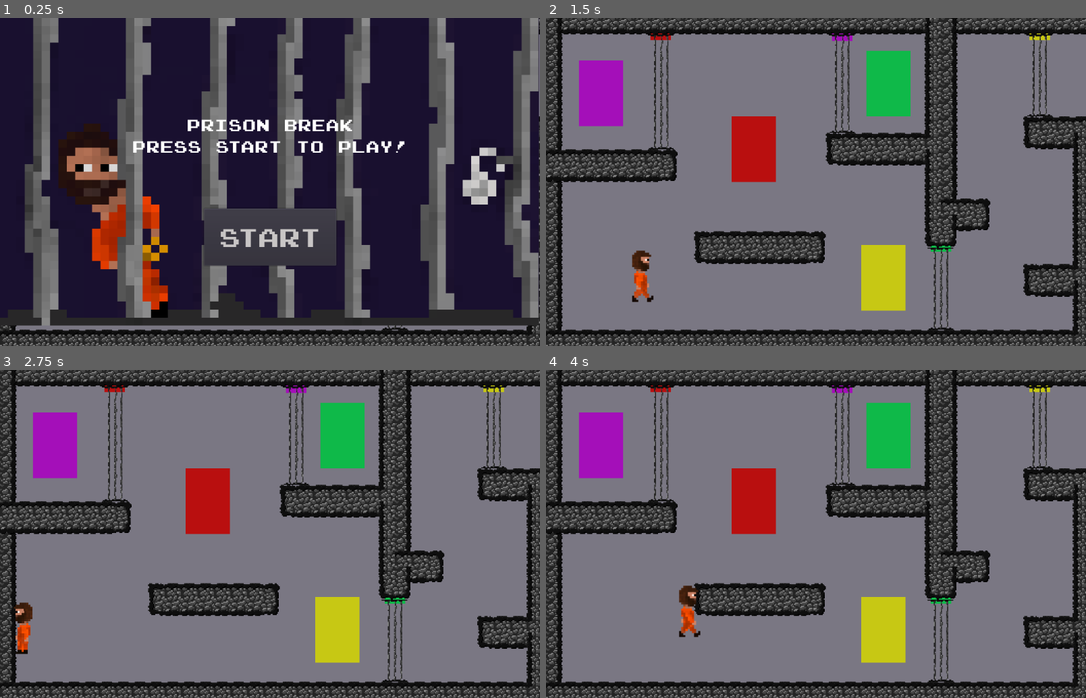
Above: before the commit, frames 1-4 (two rows, left to right).
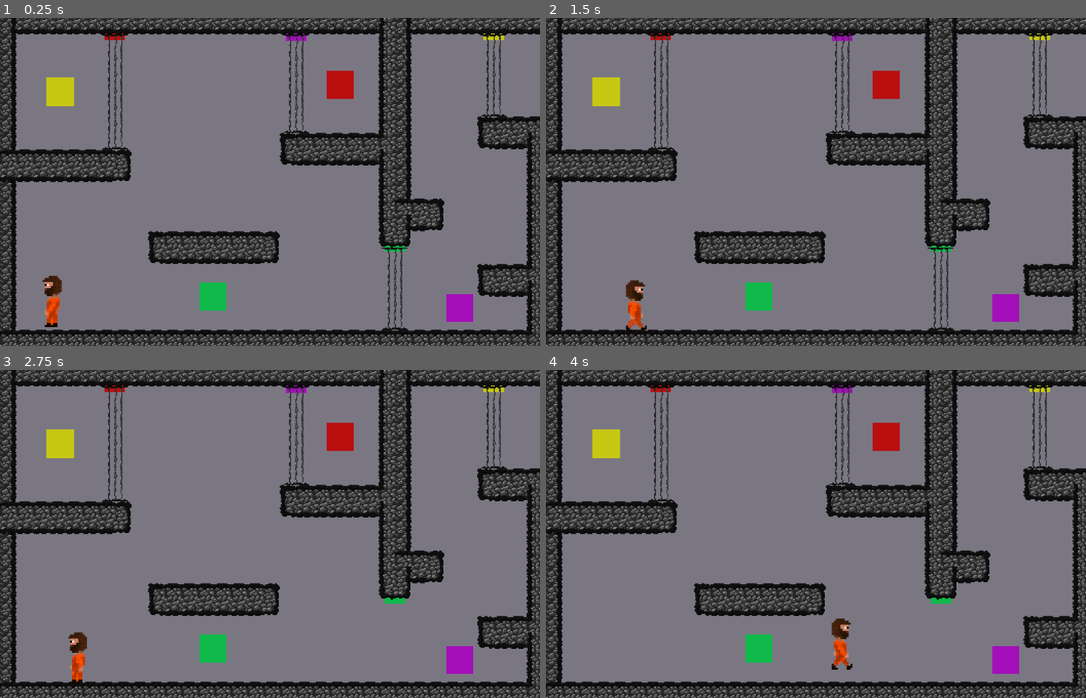
Above: after the commit, the same moments.

Repository: SanPug1/Prison-Break-Game
Game: Godot game, scene res://Levels/Puzzle 2.tscn
The game is run twice, just before and just after one commit, with the same random seed, the same clock (stepped at 60 frames per second) and the same inputs. Sound files missing from this copy of the repository are replaced by a short silence.
Inputs (mouse positions are in pixels of both pictures, inside the frame that each line leads up to):
- Up to frame 1 (0.25 s): no input
- Up to frame 2 (1.5 s): click (816, 237) at 0.5 s, where only the run before the commit has a clickable "Start"; tap Enter at 1.25 s; move the mouse to (967, 83) at 1.27 s; hold Right (player_right) from 1.28 s (still down); right-click (967, 83) at 1.35 s
- Up to frame 3 (2.75 s): tap Z (player_jump) at 1.52, 2.27 s; move the mouse to (469, 629) at 2.02 s; release Right (player_right) at 2.03 s; hold Left (player_left) from 2.03 s (still down); right-click (469, 629) at 2.1 s
- Up to frame 4 (4 s): move the mouse to (870, 461) at 2.77 s; release Left (player_left) at 2.78 s; hold Right (player_right) from 2.78 s (still down); click (870, 461) at 2.85 s; right-click (870, 461) at 3.05 s; move the mouse to (789, 599) at 3.52 s; right-click (789, 599) at 3.6 s; tap Z (player_jump) at 3.77 s

The runs differ from the first frame. In frame 1, 79% of the frame differs, in the area x 0-100%, y 0-95%; in frame 2, 8.2%; in frame 3, 8.5%; in frame 4, 8.6%.

Commit message:
puzzle 2

Diff:
--- a/Entities/Player.gd
+++ b/Entities/Player.gd
@@ -112,13 +112,6 @@
 	velocity = newVel
 	reset_zero_dict(zeroBeforeAccel)
 	reset_zero_dict(zeroAfterAccel)
-
-	for index in get_slide_count():
-		var collision = get_slide_collision(index)
-		if collision.collider is MoveableBox:
-			collision.collider.slide(-collision.normal * (horizontalWalkSpeed/2))
-
-
 	# probably redundant with the zeroing at the beginning of _process, but don't want to take chances
 	queuedAccel = Vector2.ZERO
 
--- a/Levels/Puzzle 2.gd
+++ b/Levels/Puzzle 2.gd
@@ -5,6 +5,10 @@
 # var a = 2
 # var b = "text"
 var inQueue = []
+var gate1Open = false
+var gate2Open = false
+var gate3Open = false
+var gate4Open = false
 
 # Called when the node enters the scene tree for the first time.
 func _ready():
@@ -14,8 +18,91 @@
 	pass # Replace with function body.
 
 
+# Called every frame. 'delta' is the elapsed time since the previous frame.
+func _process(delta):
+	if inQueue[0] != 1 and inQueue[1] != 1:
+		gate1Open = false
+		$Gate1.show()
+		$Gate1.set_collision_layer_bit(0, true)
+		$Gate1.set_collision_mask_bit(0, true)
+	if inQueue[0] != 2 and inQueue[1] != 2:
+		gate2Open = false
+		$Gate2.show()
+		$Gate2.set_collision_layer_bit(0, true)
+		$Gate2.set_collision_mask_bit(0, true)
+	if inQueue[0] != 3 and inQueue[1] != 3:
+		gate3Open = false
+		$Gate3.show()
+		$Gate3.set_collision_layer_bit(0, true)
+		$Gate3.set_collision_mask_bit(0, true)
+	if inQueue[0] != 4 and inQueue[1] != 4:
+		gate4Open = false
+		$Gate4.show()
+		$Gate4.set_collision_layer_bit(0, true)
+		$Gate4.set_collision_mask_bit(0, true)
+	pass
 
 
-# Called every frame. 'delta' is the elapsed time since the previous frame.
-#func _process(delta):
-#	pass
+
+func _on_piece1_body_entered(body):
+	$Gate1.hide()
+	$Gate1.set_collision_layer_bit(0, false)
+	$Gate1.set_collision_mask_bit(0, false)
+	if gate1Open == false:
+		if inQueue[0] == null:
+			inQueue[0] = 1
+		elif inQueue[1] == null:
+			inQueue[1] = 1
+		else:
+			inQueue[0] = inQueue[1]
+			inQueue[1] = 1
+		gate1Open = true
+	pass # Replace with function body.
+
+
+func _on_piece2_body_entered(body):
+	$Gate2.hide()
+	$Gate2.set_collision_layer_bit(0, false)
+	$Gate2.set_collision_mask_bit(0, false)
+	if gate2Open == false:
+		if inQueue[0] == null:
+			inQueue[0] = 2
+		elif inQueue[1] == null:
+			inQueue[1] = 2
+		else:
+			inQueue[0] = inQueue[1]
+			inQueue[1] = 2
+		gate2Open = true
+	pass # Replace with function body.
+
+
+func _on_piece3_body_entered(body):
+	$Gate3.hide()
+	$Gate3.set_collision_layer_bit(0, false)
+	$Gate3.set_collision_mask_bit(0, false)
+	if gate3Open == false:
+		if inQueue[0] == null:
+			inQueue[0] = 3
+		elif inQueue[1] == null:
+			inQueue[1] = 3
+		else:
+			inQueue[0] = inQueue[1]
+			inQueue[1] = 3
+		gate3Open = true
+	pass # Replace with function body.
+
+
+func _on_piece4_body_entered(body):
+	$Gate4.hide()
+	$Gate4.set_collision_layer_bit(0, false)
+	$Gate4.set_collision_mask_bit(0, false)
+	if gate4Open == false:
+		if inQueue[0] == null:
+			inQueue[0] = 4
+		elif inQueue[1] == null:
+			inQueue[1] = 4
+		else:
+			inQueue[0] = inQueue[1]
+			inQueue[1] = 4
+		gate4Open = true
+	pass # Replace with function body.
--- a/Levels/Puzzle 2.tscn
+++ b/Levels/Puzzle 2.tscn
@@ -5,7 +5,7 @@
 [ext_resource path="res://Entities/Player.tscn" type="PackedScene" id=3]
 
 [sub_resource type="RectangleShape2D" id=1]
-extents = Vector2( 43, 64 )
+extents = Vector2( 26.5, 27.5 )
 
 [node name="Puzzle 2" type="Node2D"]
 script = ExtResource( 1 )
@@ -46,45 +46,49 @@
 [node name="piece1" type="Area2D" parent="."]
 
 [node name="Piece1" type="Polygon2D" parent="piece1"]
-position = Vector2( 404, 256 )
+position = Vector2( 661.5, 130.5 )
+scale = Vector2( 0.616279, 0.429688 )
 color = Color( 0.729412, 0.0627451, 0.0627451, 1 )
 polygon = PoolVector2Array( -43, -64, -43, 64, 43, 64, 43, -64 )
 
 [node name="CollisionShape2D" type="CollisionShape2D" parent="piece1"]
-position = Vector2( 404, 256 )
+position = Vector2( 661.5, 130.5 )
 shape = SubResource( 1 )
 
 [node name="piece2" type="Area2D" parent="."]
 
 [node name="Piece1" type="Polygon2D" parent="piece2"]
-position = Vector2( 107, 147 )
+position = Vector2( 894, 566 )
+scale = Vector2( 0.604651, 0.421875 )
 color = Color( 0.647059, 0.0627451, 0.729412, 1 )
 polygon = PoolVector2Array( -43, -64, -43, 64, 43, 64, 43, -64 )
 
 [node name="CollisionShape2D" type="CollisionShape2D" parent="piece2"]
-position = Vector2( 107, 147 )
+position = Vector2( 894, 566 )
 shape = SubResource( 1 )
 
 [node name="piece3" type="Area2D" parent="."]
 
 [node name="Piece1" type="Polygon2D" parent="piece3"]
-position = Vector2( 666, 128 )
+position = Vector2( 414.25, 543.5 )
+scale = Vector2( 0.610465, 0.429688 )
 color = Color( 0.0627451, 0.729412, 0.290196, 1 )
 polygon = PoolVector2Array( -43, -64, -43, 64, 43, 64, 43, -64 )
 
 [node name="CollisionShape2D" type="CollisionShape2D" parent="piece3"]
-position = Vector2( 666, 128 )
+position = Vector2( 414.5, 544 )
 shape = SubResource( 1 )
 
 [node name="piece4" type="Area2D" parent="."]
 
 [node name="Piece1" type="Polygon2D" parent="piece4"]
-position = Vector2( 656, 507 )
+position = Vector2( 117, 144 )
+scale = Vector2( 0.627907, 0.4375 )
 color = Color( 0.784314, 0.788235, 0.0823529, 1 )
 polygon = PoolVector2Array( -43, -64, -43, 64, 43, 64, 43, -64 )
 
 [node name="CollisionShape2D" type="CollisionShape2D" parent="piece4"]
-position = Vector2( 656, 507 )
+position = Vector2( 117, 144 )
 shape = SubResource( 1 )
 
 [node name="TileMap" type="TileMap" parent="."]
@@ -101,6 +105,7 @@
 scale = Vector2( 2, 2 )
 tile_set = ExtResource( 2 )
 cell_size = Vector2( 16, 16 )
+show_collision = true
 format = 1
 tile_data = PoolIntArray( 65542, 1, 3, 131078, 1, 65539, 196614, 1, 65539, 262150, 1, 65539, 327686, 1, 65539, 393222, 1, 131075 )
 
@@ -124,3 +129,9 @@
 cell_size = Vector2( 16, 16 )
 format = 1
 tile_data = PoolIntArray( 65565, 1, 3, 131101, 1, 65539, 196637, 1, 65539, 262173, 1, 131075 )
+
+[connection signal="child_entered_tree" from="." to="Player" method="_on_Puzzle_2_child_entered_tree"]
+[connection signal="body_entered" from="piece1" to="." method="_on_piece1_body_entered"]
+[connection signal="body_entered" from="piece2" to="." method="_on_piece2_body_entered"]
+[connection signal="body_entered" from="piece3" to="." method="_on_piece3_body_entered"]
+[connection signal="body_entered" from="piece4" to="." method="_on_piece4_body_entered"]
--- a/project.godot
+++ b/project.godot
@@ -22,7 +22,6 @@
 
 config/name="Final Project"
 run/main_scene="res://Levels/Puzzle 2.tscn"
-run/main_scene="res://Everything.tscn"
 config/icon="res://icon.png"
 
 [display]
@@ -99,10 +98,14 @@
 "events": [ Object(InputEventKey,"resource_local_to_scene":false,"resource_name":"","device":0,"alt":false,"shift":false,"control":false,"meta":false,"command":false,"pressed":false,"scancode":32,"physical_scancode":0,"unicode":0,"echo":false,"script":null)
  ]
 }
-interact={
+restart={
 "deadzone": 0.5,
-"events": [ Object(InputEventMouseButton,"resource_local_to_scene":false,"resource_name":"","device":-1,"alt":false,"shift":false,"control":false,"meta":false,"command":false,"button_mask":0,"position":Vector2( 0, 0 ),"global_position":Vector2( 0, 0 ),"factor":1.0,"button_index":2,"pressed":false,"doubleclick":false,"script":null)
-, Object(InputEventKey,"resource_local_to_scene":false,"resource_name":"","device":0,"alt":false,"shift":false,"control":false,"meta":false,"command":false,"pressed":false,"scancode":16777221,"physical_scancode":0,"unicode":0,"echo":false,"script":null)
+"events": [ Object(InputEventKey,"resource_local_to_scene":false,"resource_name":"","device":0,"alt":false,"shift":false,"control":false,"meta":false,"command":false,"pressed":false,"scancode":0,"physical_scancode":82,"unicode":0,"echo":false,"script":null)
+ ]
+}
+Open={
+"deadzone": 0.5,
+"events": [ Object(InputEventKey,"resource_local_to_scene":false,"resource_name":"","device":0,"alt":false,"shift":false,"control":false,"meta":false,"command":false,"pressed":false,"scancode":0,"physical_scancode":79,"unicode":0,"echo":false,"script":null)
  ]
 }
 
